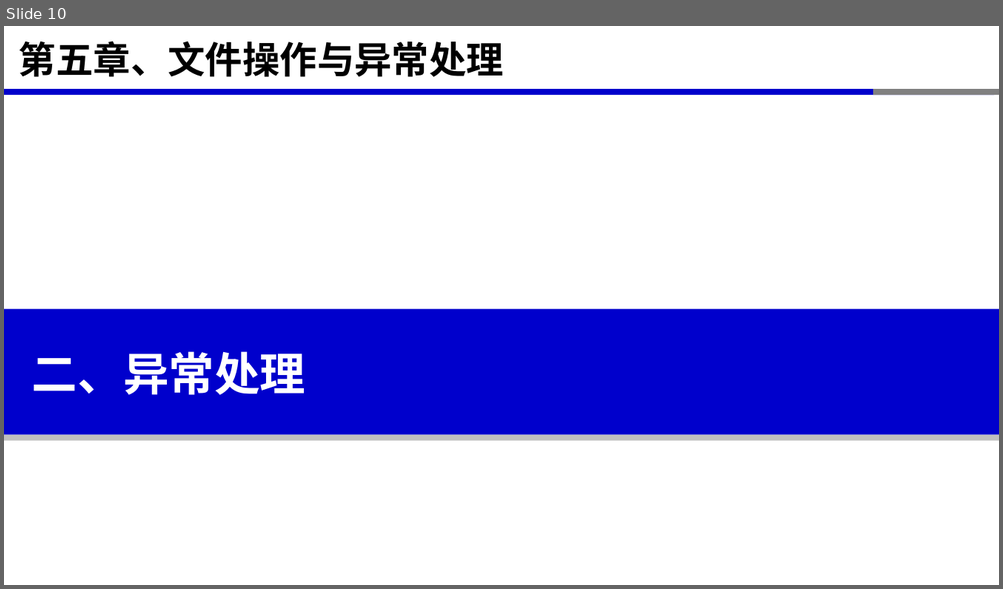
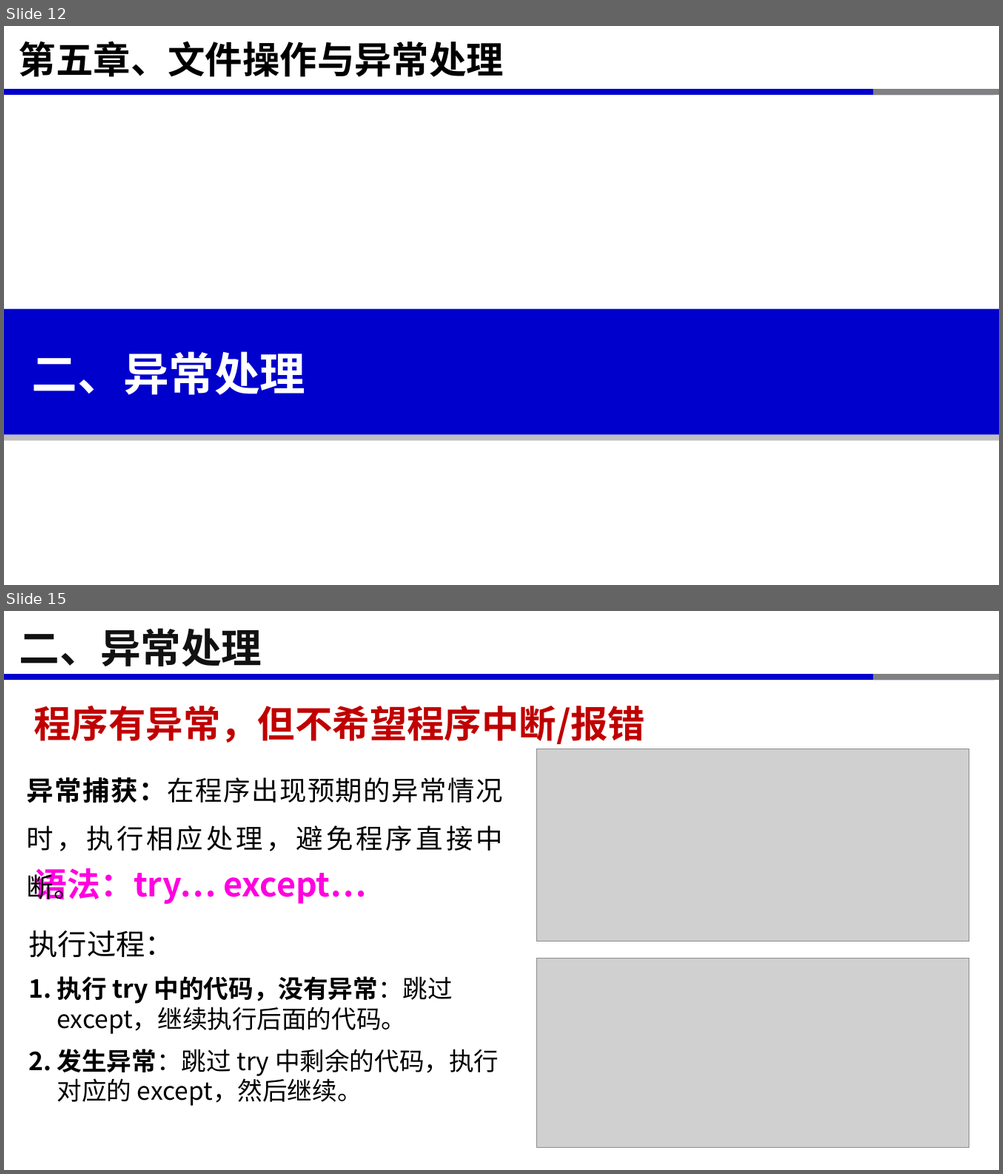
Before and after one commit to xinluo2018/programming-basics, a slide deck: 第5章-文件操作与异常处理/第5章-文件操作与异常处理.pptx. Shown one above the other, each under a label of ours: slide 10 before the commit, slides 12 and 15 after it; the slides between them are not shown. The pictures are 1003x589 and 1003x1174 pixels, drawn with LibreOffice and Linux fonts; fonts in the diff are those of the drawing; grey boxes stand for pictures. Boxes give left, top, right and bottom in pixels: in the first picture for what was removed or moved away, otherwise in the second. Text is boxed around its words. In the diff, an @@ line names an element or a change of style, - is before the commit and + after.

```diff
--- a/第5章-文件操作与异常处理/第5章-文件操作与异常处理.pptx
+++ b/第5章-文件操作与异常处理/第5章-文件操作与异常处理.pptx
@@ slide 15 added at (x1=4, y1=611, x2=999, y2=1170), background #FFFFFF; not listed: 2 template elements that a slide beside it also shows @@
@@ text added at (x1=20, y1=628, x2=262, y2=667), 39 pt, text #111111, bold @@
+二、异常处理
@@ text added at (x1=34, y1=706, x2=645, y2=744), 36 pt, text #C00000, bold @@
+程序有异常，但不希望程序中断/报错
@@ picture added at (x1=537, y1=749, x2=969, y2=942) @@
@@ text added at (x1=27, y1=777, x2=503, y2=851), 26 pt, text #000000 @@
+异常捕获：在程序出现预期的异常情况时，执行相应处理，避免程序直接中断。
@@ text added at (x1=34, y1=869, x2=367, y2=904), 32 pt, text #FF00DF, bold @@
+语法：try… except…
@@ text added at (x1=29, y1=931, x2=498, y2=1106), 24 pt, text #000000 @@
+执行过程：
+1. 执行 try 中的代码，没有异常：跳过 except，继续执行后面的代码。
+2. 发生异常：跳过 try 中剩余的代码，执行对应的 except，然后继续。
@@ picture added at (x1=537, y1=959, x2=969, y2=1148) @@
@@ what was slide 10 is now slide 12 @@
```
Also in this commit, not shown: 8 slides changed, 4 other slides added, 2 slides removed, 7 other files.
